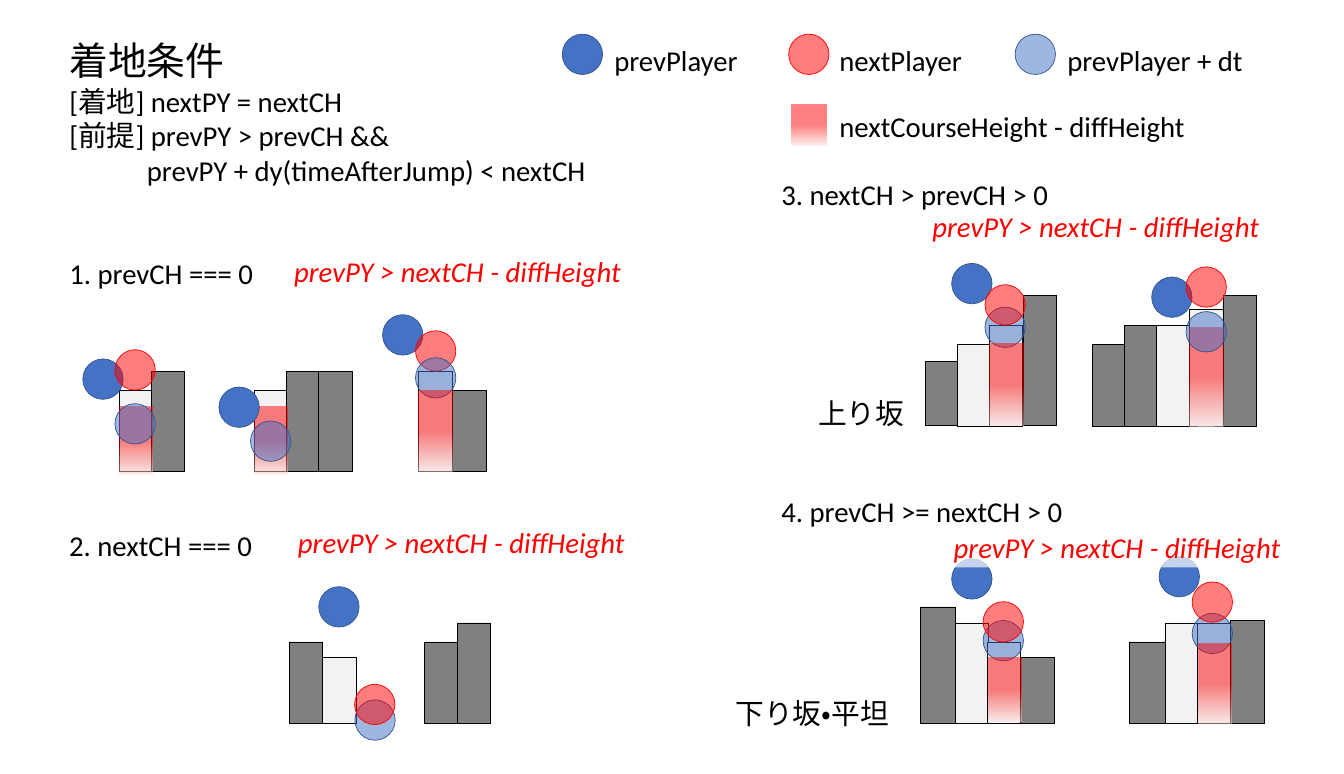
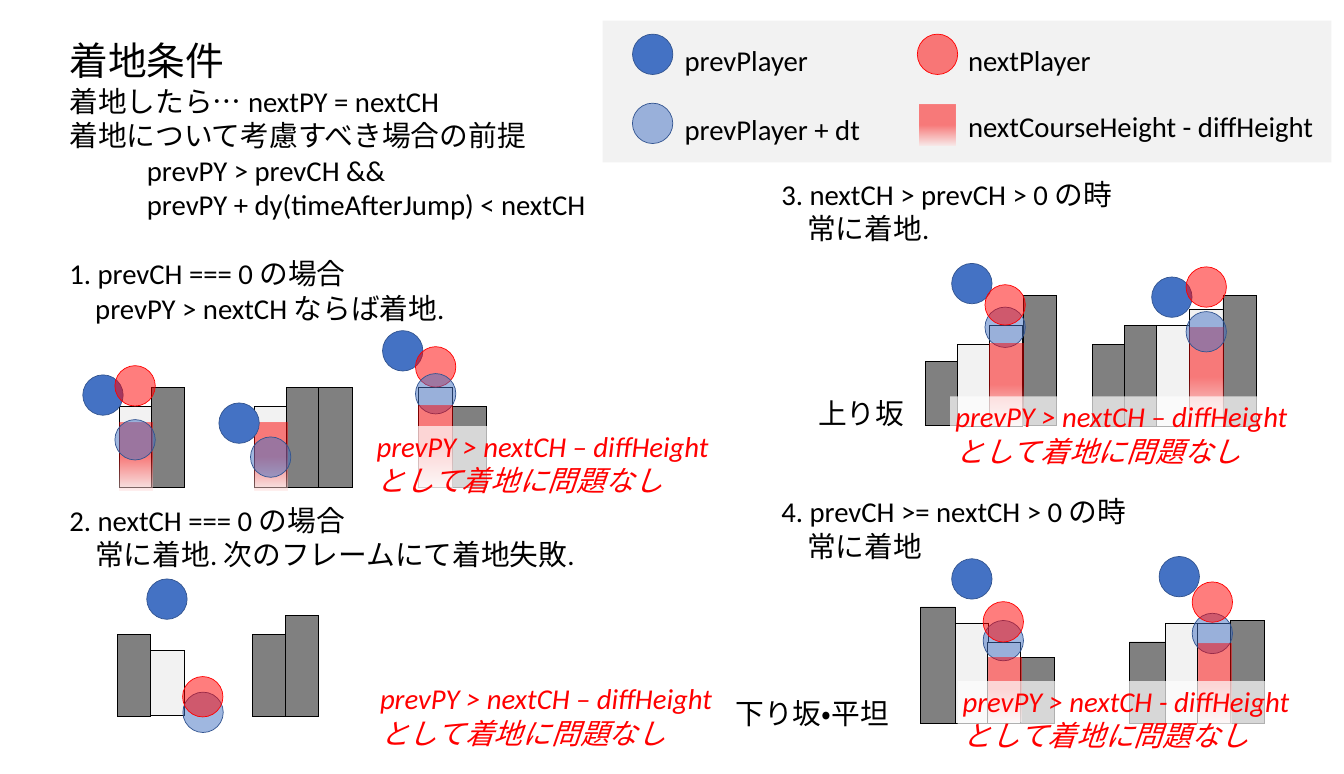
Before and after one commit to ynitami/BikeRider, a slide deck: slide 2 of プレゼンテーション1.pptx. Drawn at 1344x774 pixels with LibreOffice and Linux fonts; fonts in the diff are those of the drawing. Boxes give left, top, right and bottom in pixels: in the first picture for what was removed or moved away, otherwise in the second. Text is boxed around its words. In the diff, an @@ line names an element or a change of style, - is before the commit and + after.

```diff
--- a/プレゼンテーション1.pptx
+++ b/プレゼンテーション1.pptx
@@ rectangle added at bbox=[603, 21, 1332, 162], fill #F2F2F2 @@
@@ ellipse: place and size @@
-ellipse at bbox=[562, 34, 603, 74]
+ellipse at bbox=[633, 34, 673, 74]
@@ text "prevPlayer": place and size @@
-text "prevPlayer" at bbox=[614, 51, 737, 76]
+text "prevPlayer" at bbox=[685, 51, 808, 76]
@@ text at bbox=[69, 88, 525, 186]: text changed @@
-[着地] nextPY = nextCH
-[前提] prevPY > prevCH &&
+着地したら… nextPY = nextCH
+着地について考慮すべき場合の前提
+prevPY > prevCH &&
@@ ellipse: place and size @@
-ellipse at bbox=[1016, 34, 1056, 74]
+ellipse at bbox=[633, 103, 673, 143]
@@ text "prevPlayer + dt": place and size @@
-text "prevPlayer + dt" at bbox=[1067, 51, 1243, 76]
+text "prevPlayer + dt" at bbox=[685, 120, 860, 145]
@@ 2 texts, 1 ellipse, 1 rectangle: place and size @@
-2 texts, 1 ellipse, 1 rectangle at bbox=[789, 34, 1184, 145]
+2 texts, 1 ellipse, 1 rectangle at bbox=[918, 34, 1313, 145]
@@ text at bbox=[781, 180, 1111, 242]: text changed @@
-3. nextCH > prevCH > 0
+3. nextCH > prevCH > 0 の時
+常に着地.
@@ text at bbox=[69, 260, 445, 324]: text changed @@
-1. prevCH === 0
+1. prevCH === 0 の場合
+prevPY > nextCH ならば着地.
@@ 10 rectangles, 8 ellipses: place and size @@
-10 rectangles, 8 ellipses at bbox=[83, 315, 486, 475]
+10 rectangles, 8 ellipses at bbox=[83, 331, 486, 491]
@@ rectangle "prevPY > nextCH – diffHeightとして着地に問題なし": place and size @@
-rectangle "prevPY > nextCH – diffHeightとして着地に問題なし" at bbox=[932, 217, 1259, 242]
+rectangle "prevPY > nextCH – diffHeightとして着地に問題なし" at bbox=[950, 396, 1302, 471]
@@ text in rectangle at bbox=[955, 403, 1145, 432]: text changed @@
-prevPY > nextCH - diffHeight
+prevPY > nextCH – diffHeightとして着地に問題なし
@@ text at bbox=[377, 433, 566, 464]: text changed @@
-prevPY > nextCH - diffHeight
+prevPY > nextCH – diffHeightとして着地に問題なし
@@ text at bbox=[69, 507, 575, 568]: text changed @@
-2. nextCH === 0
+2. nextCH === 0 の場合
+常に着地. 次のフレームにて着地失敗.
@@ text at bbox=[781, 497, 1126, 560]: text changed @@
-4. prevCH >= nextCH > 0
+4. prevCH >= nextCH > 0 の時
+常に着地
@@ 4 rectangles, 2 ellipses: place and size @@
-4 rectangles, 2 ellipses at bbox=[289, 587, 491, 740]
+4 rectangles, 2 ellipses at bbox=[117, 579, 319, 733]
@@ ellipse: place and size @@
-ellipse at bbox=[355, 684, 395, 725]
+ellipse at bbox=[183, 677, 223, 717]
@@ rectangle "prevPY > nextCH - diffHeightとして着地に問題なし": place and size @@
-rectangle "prevPY > nextCH - diffHeightとして着地に問題なし" at bbox=[954, 538, 1280, 565]
+rectangle "prevPY > nextCH - diffHeightとして着地に問題なし" at bbox=[958, 681, 1309, 756]
@@ text in rectangle at bbox=[963, 688, 1152, 719]: text changed @@
-prevPY > nextCH - diffHeight
+prevPY > nextCH - diffHeightとして着地に問題なし
@@ text at bbox=[380, 690, 570, 714]: text changed @@
-prevPY > nextCH - diffHeight
+prevPY > nextCH – diffHeightとして着地に問題なし
```
Also in this commit, not shown: 1 other slide changed, 2 other files.
